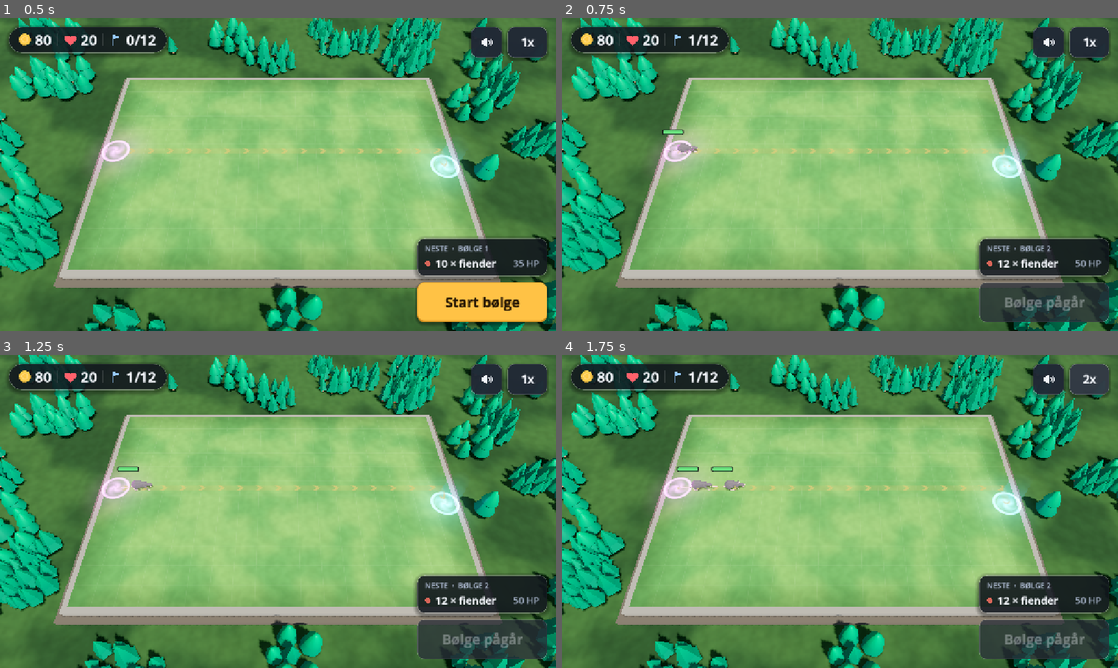
Above: before the commit, frames 1-4 (two rows, left to right).
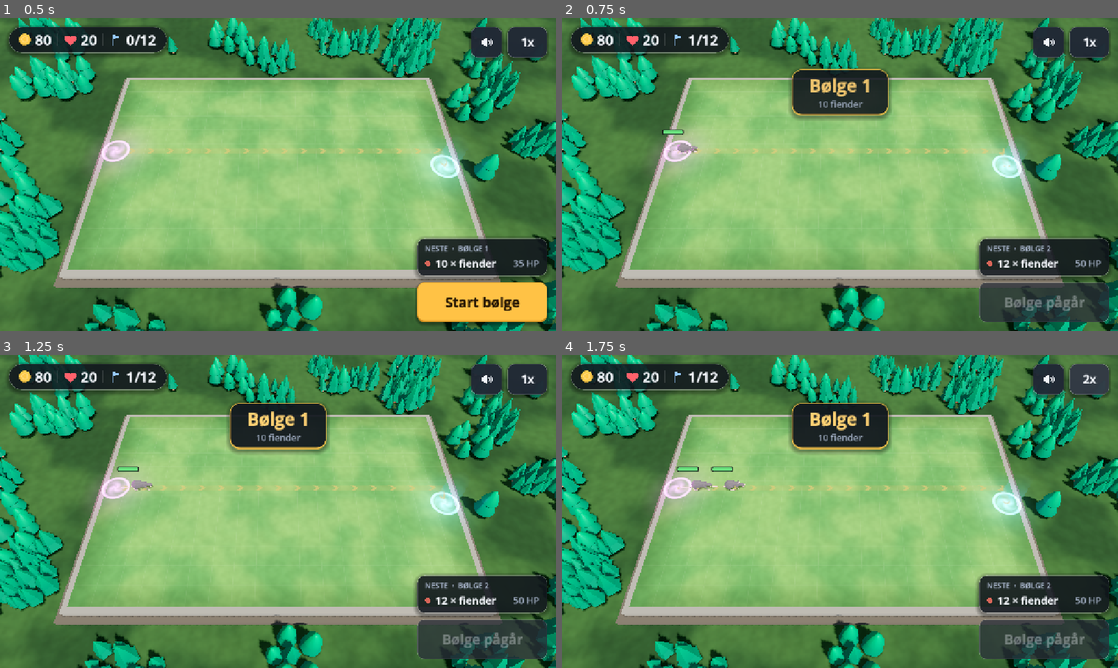
Above: after the commit, the same moments.

Repository: kristofferchr/Mazeborn-td
Game: Godot game, scene res://main.tscn
Same seed, same stepped clock (60 frames per second), same inputs: the game is played once before the commit and once after it.
Inputs:
- Up to frame 1 (0.5 s): no input
- Up to frame 2 (0.75 s): click "Start bølge" at 0.5 s
- Up to frame 3 (1.25 s): no input
- Up to frame 4 (1.75 s): click "1x" at 1.25 s

Frame 1 is identical in both runs. In frame 2, 2.9% of the frame differs, in the area x 40-60%, y 16-33%; in frame 3, 2.9%; in frame 4, 2.9%.

Commit message:
Add juice: damage numbers, particles, wave banners, leak glow and shake
- Effects: pooled one-shot CPUParticles3D bursts for hits per tower kind
  and element, a death puff with popping coins, build and sell dust and
  an upgrade sparkle (6 emitters per style, reused round-robin).
- HudFx: white damage numbers summed per creep every 0.35 s, bigger for
  large hits (pooled labels), a red screen-edge pulse when a creep leaks,
  and banners sliding in at the top centre when a wave starts
  ("Bølge 5 — Flygende") or is cleared (with the bonus).
- CameraRig.shake() via the lens offsets, so pan and zoom are untouched;
  used on leaks and boss deaths.
- tools/juice*.tscn: screenshot scenes mid-wave, on a leak and close up.

Co-Authored-By: Claude Opus 5.5 <noreply@anthropic.com>
Claude-Session: https://claude.ai/code/session_01N2P7G3PxPiaDcM9ztRnmNf

Diff:
--- a/game/main.gd
+++ b/game/main.gd
@@ -54,6 +54,8 @@
 	hud.set_muted(audio.muted)
 	hud.mute_pressed.connect(audio.toggle_muted)
 	audio.muted_changed.connect(hud.set_muted)
+	game.creep_leaked.connect(func(c: Creep) -> void: camera.shake(_shake_for(c, true)))
+	game.creep_killed.connect(func(c: Creep) -> void: camera.shake(_shake_for(c, false)))
 
 
 func _process(delta: float) -> void:
@@ -129,6 +131,13 @@
 		_select(cell)
 
 
+## Camera shake for a creep that leaked or died: every leak, and a boss death.
+func _shake_for(creep: Creep, leaked: bool) -> float:
+	if creep.kind == "boss":
+		return 0.6
+	return 0.3 if leaked else 0.0
+
+
 func _select(cell: Vector2i) -> void:
 	selected = cell
 
--- /dev/null
+++ b/game/tests/view/test_juice.gd
@@ -0,0 +1,57 @@
+extends RefCounted
+## Tests for the view's juice: particle styles, damage numbers, banners and
+## the camera shake.
+
+var t: Object  # test runner (check/eq)
+
+
+func test_every_tower_kind_and_element_has_a_hit_style() -> void:
+	var config := Game.default_config()
+	for kind: String in config.towers.towers:
+		t.check(Effects.STYLES.has(kind), "no hit style for %s" % kind)
+		for node: Dictionary in config.towers.towers[kind].nodes.values():
+			var element := str(node.get("element", ""))
+			var style := Effects.hit_style(kind, element)
+			t.check(Effects.STYLES.has(style), "%s/%s: %s" % [kind, element, style])
+			if element != "":
+				t.eq(style, element, "%s/%s uses its element" % [kind, element])
+	for style: String in ["puff", "coins", "dust", "sparkle"]:
+		t.check(Effects.STYLES.has(style), "no %s style" % style)
+
+
+func test_bigger_hits_get_bigger_numbers() -> void:
+	var small := HudFx.number_size(8, 100)
+	var medium := HudFx.number_size(30, 100)
+	var large := HudFx.number_size(60, 100)
+	t.check(small < medium and medium < large, "%d < %d < %d" % [small, medium, large])
+	t.eq(HudFx.number_size(300, 5000), large, "a huge hit on a boss")
+	t.eq(HudFx.number_size(1, 0), large, "no division by zero")
+
+
+func test_wave_title_lists_the_tags() -> void:
+	var none: Array[String] = []
+	var tags: Array[String] = ["Flygende"]
+	var two: Array[String] = ["Rask", "Boss"]
+	t.eq(HudFx.wave_title(3, none), "Bølge 3", "no tags")
+	t.eq(HudFx.wave_title(5, tags), "Bølge 5 — Flygende", "one tag")
+	t.eq(HudFx.wave_title(10, two), "Bølge 10 — Rask, Boss", "two tags")
+
+
+func test_shake_fades_and_leaves_pan_and_zoom_alone() -> void:
+	var cam := CameraRig.new()
+	cam.setup(Rect2(0, 0, 18, 12), 19.0)
+	var focus := cam.focus
+	var pos := cam.position
+	cam.shake(0.6)
+	cam.shake(0.2)  # a weaker shake does not cut a stronger one short
+	t.eq(cam.trauma, 0.6, "strongest shake wins")
+	cam._process(0.05)
+	t.check(absf(cam.h_offset) + absf(cam.v_offset) > 0.0, "the camera moves")
+	for i in 60:
+		cam._process(0.05)
+	t.eq(cam.trauma, 0.0, "trauma gone")
+	t.eq(cam.h_offset, 0.0, "h_offset reset")
+	t.eq(cam.v_offset, 0.0, "v_offset reset")
+	t.eq(cam.focus, focus, "focus unchanged")
+	t.eq(cam.position, pos, "position unchanged")
+	cam.free()
--- /dev/null
+++ b/game/tools/juice.gd
@@ -0,0 +1,37 @@
+extends Node
+## Screenshot scene for the juice: the demo maze mid-wave with the game running,
+## so the wave banner, damage numbers and hit particles show. With `leak` set,
+## a creep leaks just before the shot (red edge glow and camera shake); with
+## `close`, the camera zooms in on the creeps to show the particles.
+## Usage: scripts/screenshot.sh out.png res://tools/juice.tscn 30 2532x1170
+##        scripts/screenshot.sh out.png res://tools/juice_leak.tscn 8 2532x1170
+##        scripts/screenshot.sh out.png res://tools/juice_close.tscn 8 2532x1170
+
+@export var leak := false
+@export var close := false
+
+var _main: Node
+var _frames := 0
+
+
+func _ready() -> void:
+	var demo: Node = load("res://tools/demo.tscn").instantiate()
+	add_child(demo)
+	_main = demo.get_child(0)
+	_main.speed = 1.0
+	_main.selected = Vector2i(-1, -1)
+	if close:
+		var cam: CameraRig = _main.camera
+		cam.focus = Vector3(4.0, 0.0, 6.0)
+		cam.distance = cam.min_distance + 1.0
+		cam.pan_screen(Vector2.ZERO, Vector2.ZERO)
+
+
+## The leak happens a few frames in, just before an 8-frame screenshot.
+func _process(_delta: float) -> void:
+	_frames += 1
+	if leak and _frames == 6:
+		var game: Game = _main.game
+		var creep: Creep = game.creeps[0]
+		creep.next_index = creep.path.size()
+		game.step()
--- /dev/null
+++ b/game/tools/juice.tscn
@@ -0,0 +1,6 @@
+[gd_scene load_steps=2 format=3]
+
+[ext_resource type="Script" path="res://tools/juice.gd" id="1"]
+
+[node name="Juice" type="Node"]
+script = ExtResource("1")
--- /dev/null
+++ b/game/tools/juice_close.tscn
@@ -0,0 +1,7 @@
+[gd_scene load_steps=2 format=3]
+
+[ext_resource type="Script" path="res://tools/juice.gd" id="1"]
+
+[node name="JuiceClose" type="Node"]
+script = ExtResource("1")
+close = true
--- /dev/null
+++ b/game/tools/juice_leak.tscn
@@ -0,0 +1,7 @@
+[gd_scene load_steps=2 format=3]
+
+[ext_resource type="Script" path="res://tools/juice.gd" id="1"]
+
+[node name="JuiceLeak" type="Node"]
+script = ExtResource("1")
+leak = true
--- a/game/view/board_view.gd
+++ b/game/view/board_view.gd
@@ -72,6 +72,7 @@
 const SHADERS := "res://view/shaders/"
 
 var game: Game
+var effects: Effects  # particle bursts
 var _towers: Dictionary = {}  # Vector2i -> Node3D
 var _creeps: Dictionary = {}  # creep id -> Node3D
 var _creep_models: Dictionary = {}  # creep id -> CreepArt id
@@ -136,6 +137,9 @@
 	game.creep_spawned.connect(_on_creep_spawned)
 	game.creep_killed.connect(_on_creep_removed.bind(true))
 	game.creep_leaked.connect(_on_creep_removed.bind(false))
+	effects = Effects.new()
+	add_child(effects)
+	effects.setup(game, self)
 	_draw_path()
 
 
--- a/game/view/camera_rig.gd
+++ b/game/view/camera_rig.gd
@@ -1,15 +1,20 @@
 class_name CameraRig
 extends Camera3D
 ## WC3-style camera: fixed heading, tilted ~55°, panned by dragging and zoomed by
-## pinching. The focus point stays within the map bounds.
+## pinching. The focus point stays within the map bounds. shake() jolts the view
+## for a moment through the lens offsets, so pan and zoom are untouched.
 
 const PITCH_DEG := 55.0
+const SHAKE_DECAY := 2.2  # trauma lost per second
+const SHAKE_MAX := 0.35  # largest offset in world units at full trauma and distance 16
 
 var focus := Vector3.ZERO
 var distance := 16.0
 var min_distance := 7.0
 var max_distance := 24.0
 var bounds := Rect2()  # allowed focus area on the ground (x, z)
+var trauma := 0.0  # shake strength 0..1, fades over time
+var _shake_time := 0.0
 
 
 func _ready() -> void:
@@ -54,6 +59,27 @@
 	_apply()
 
 
+## Shakes the camera; strength 0..1 (a leak ~0.3, a boss ~0.6). Stronger
+## shakes override weaker ones and they fade on their own.
+func shake(strength: float) -> void:
+	trauma = clampf(maxf(trauma, strength), 0.0, 1.0)
+
+
+func _process(delta: float) -> void:
+	if trauma <= 0.0:
+		return
+	trauma = maxf(trauma - SHAKE_DECAY * delta, 0.0)
+	_shake_time += delta
+	# Squared trauma feels better than linear; sums of sines look like noise.
+	var amount := trauma * trauma * SHAKE_MAX * distance / 16.0
+	var t := _shake_time * 30.0
+	h_offset = amount * (sin(t * 1.0) + 0.5 * sin(t * 2.3 + 1.0)) / 1.5
+	v_offset = amount * (sin(t * 1.3 + 2.0) + 0.5 * sin(t * 2.9)) / 1.5
+	if trauma <= 0.0:
+		h_offset = 0.0
+		v_offset = 0.0
+
+
 func _apply() -> void:
 	if bounds.size != Vector2.ZERO:
 		focus.x = clampf(focus.x, bounds.position.x, bounds.end.x)
--- /dev/null
+++ b/game/view/effects.gd
@@ -0,0 +1,167 @@
+class_name Effects
+extends Node3D
+## One-shot particle bursts for the board: hits per tower kind and element,
+## a puff and popping coins when a creep dies, dust when a tower is built or
+## sold and a sparkle on upgrades. Each style has a small pool of emitters that
+## are reused round-robin, so a busy wave costs the same as a quiet one.
+## CPUParticles3D, which the Compatibility renderer supports.
+
+const POOL := 6  # emitters per style
+## Style: colour, particle count, size, speed, gravity (y), lifetime, upward
+## spread in degrees (180 = all directions), mesh ("sphere", "box", "coin").
+const STYLES := {
+	"arrow": [Color(1.0, 0.85, 0.55), 5, 0.05, 2.2, -6.0, 0.3, 180.0, "box"],
+	"earth": [Color(0.55, 0.43, 0.3), 10, 0.1, 3.0, -12.0, 0.6, 70.0, "box"],
+	"wind": [Color(0.86, 0.95, 1.0), 7, 0.08, 2.6, 0.5, 0.35, 180.0, "sphere"],
+	"elemental": [Color(0.8, 0.55, 1.0), 7, 0.06, 2.4, 0.0, 0.35, 180.0, "sphere"],
+	"fire": [Color(1.0, 0.5, 0.12), 10, 0.08, 1.8, 2.5, 0.5, 90.0, "sphere"],
+	"ice": [Color(0.7, 0.92, 1.0), 9, 0.06, 2.6, -8.0, 0.45, 120.0, "box"],
+	"lightning": [Color(1.0, 0.95, 0.5), 8, 0.04, 4.0, -2.0, 0.22, 180.0, "box"],
+	"nature": [Color(0.5, 0.95, 0.35), 8, 0.06, 1.6, -1.5, 0.6, 120.0, "box"],
+	"puff": [Color(0.85, 0.83, 0.8), 12, 0.15, 1.6, 0.6, 0.55, 180.0, "sphere"],
+	"coins": [Color(1.0, 0.8, 0.25), 4, 0.09, 3.2, -11.0, 0.65, 25.0, "coin"],
+	"dust": [Color(0.62, 0.55, 0.45), 16, 0.13, 1.8, -0.5, 0.6, 85.0, "sphere"],
+	"sparkle": [Color(1.0, 0.88, 0.45), 18, 0.06, 1.4, 2.0, 0.9, 50.0, "box"],
+}
+
+var game: Game
+var board: BoardView
+var _pools: Dictionary = {}  # style -> Array of CPUParticles3D
+var _next: Dictionary = {}  # style -> index of the emitter to use next
+
+
+## Hit style for a tower kind and element.
+static func hit_style(kind: String, element := "") -> String:
+	if element != "" and STYLES.has(element):
+		return element
+	return kind if STYLES.has(kind) else "arrow"
+
+
+func setup(p_game: Game, p_board: BoardView) -> void:
+	game = p_game
+	board = p_board
+	game.projectile_hit.connect(_on_projectile_hit)
+	game.tower_fired.connect(_on_tower_fired)
+	game.chain_hit.connect(func(_from: Vector2, c: Creep) -> void: burst("lightning", _at(c)))
+	game.creep_killed.connect(_on_creep_killed)
+	game.tower_built.connect(func(t: Tower) -> void: burst("dust", BoardView.cell_pos(t.cell)))
+	game.tower_sold.connect(
+		func(t: Tower, _r: int) -> void: burst("dust", BoardView.cell_pos(t.cell), 1.2)
+	)
+	game.tower_upgraded.connect(_on_tower_upgraded)
+
+
+## Emits one burst of a style at a world position (scale grows the burst).
+func burst(style: String, at: Vector3, scale_by := 1.0, color := Color(0, 0, 0, 0)) -> void:
+	var p := _emitter(style)
+	p.position = at
+	p.scale_amount_min = 0.7 * scale_by
+	p.scale_amount_max = 1.2 * scale_by
+	var spec: Array = STYLES[style]
+	p.initial_velocity_max = float(spec[3]) * sqrt(scale_by)
+	var m := (p.mesh as PrimitiveMesh).material as StandardMaterial3D
+	m.albedo_color = color if color.a > 0.0 else spec[0]
+	p.restart()
+
+
+func _emitter(style: String) -> CPUParticles3D:
+	if not _pools.has(style):
+		_pools[style] = []
+		_next[style] = 0
+	var pool: Array = _pools[style]
+	if pool.size() < POOL:
+		var made := _make(style)
+		add_child(made)
+		pool.append(made)
+		return made
+	var i: int = _next[style]
+	_next[style] = (i + 1) % POOL
+	return pool[i]
+
+
+func _make(style: String) -> CPUParticles3D:
+	var spec: Array = STYLES[style]
+	var p := CPUParticles3D.new()
+	p.one_shot = true
+	p.emitting = false
+	p.explosiveness = 0.95
+	p.amount = int(spec[1])
+	p.lifetime = float(spec[5])
+	p.local_coords = false
+	p.direction = Vector3.UP
+	p.spread = float(spec[6])
+	p.initial_velocity_min = float(spec[3]) * 0.45
+	p.initial_velocity_max = float(spec[3])
+	p.gravity = Vector3(0, float(spec[4]), 0)
+	p.damping_min = 1.0
+	p.damping_max = 2.0
+	p.angular_velocity_min = -360.0
+	p.angular_velocity_max = 360.0
+	p.emission_shape = CPUParticles3D.EMISSION_SHAPE_SPHERE
+	p.emission_sphere_radius = 0.12
+	var curve := Curve.new()
+	curve.add_point(Vector2(0.0, 1.0))
+	curve.add_point(Vector2(0.6, 0.8))
+	curve.add_point(Vector2(1.0, 0.0))
+	p.scale_amount_curve = curve
+	p.mesh = _particle_mesh(str(spec[7]), float(spec[2]))
+	(p.mesh as PrimitiveMesh).material = BoardView.mat(spec[0], true)
+	p.cast_shadow = GeometryInstance3D.SHADOW_CASTING_SETTING_OFF
+	if style == "dust" or style == "puff":
+		p.emission_sphere_radius = 0.3
+	return p
+
+
+func _particle_mesh(kind: String, size: float) -> PrimitiveMesh:
+	match kind:
+		"box":
+			var b := BoxMesh.new()
+			b.size = Vector3.ONE * size
+			return b
+		"coin":
+			var c := CylinderMesh.new()
+			c.top_radius = size
+			c.bottom_radius = size
+			c.height = size * 0.35
+			c.radial_segments = 10
+			c.rings = 1
+			return c
+	var s := SphereMesh.new()
+	s.radius = size * 0.5
+	s.height = size
+	s.radial_segments = 6
+	s.rings = 3
+	return s
+
+
+func _at(creep: Creep) -> Vector3:
+	return board.creep_world_pos(creep) + Vector3(0, board.creep_top(creep) * 0.5, 0)
+
+
+func _on_projectile_hit(p: Projectile, creep: Creep) -> void:
+	var style := hit_style(p.kind, p.element)
+	if creep:
+		burst(style, _at(creep))
+	if p.stats.has("splash_radius"):
+		var r := float(p.stats.splash_radius)
+		burst(style, Vector3(p.pos.x, 0.1, p.pos.y), clampf(r, 1.0, 1.6))
+
+
+## Instant hits (lightning without a projectile) burst on the target.
+func _on_tower_fired(tower: Tower, creep: Creep, _damage: int) -> void:
+	if not tower.stats().has("projectile_speed"):
+		burst(hit_style(tower.kind, tower.element()), _at(creep))
+
+
+func _on_creep_killed(creep: Creep) -> void:
+	var boss := creep.kind == "boss"
+	burst("puff", _at(creep), 1.8 if boss else 1.0)
+	burst("coins", _at(creep) + Vector3(0, 0.2, 0), 1.3 if boss else 1.0)
+
+
+func _on_tower_upgraded(tower: Tower) -> void:
+	var color := Color(0, 0, 0, 0)
+	if tower.element() != "":
+		color = BoardView.ELEMENT_COLORS.get(tower.element(), color).lightened(0.3)
+	burst("sparkle", BoardView.cell_pos(tower.cell, 0.4), 1.0, color)
+	burst("dust", BoardView.cell_pos(tower.cell), 0.8)
--- a/game/view/hud.gd
+++ b/game/view/hud.gd
@@ -2,7 +2,7 @@
 extends CanvasLayer
 ## Heads-up display: resources, wave controls, the next-wave card, the build
 ## menu and tower panel, health bars, floating gold, the mute button and the
-## end screen.
+## end screen. Damage numbers, wave banners and the leak glow: HudFx.
 ## Reads the game state; user actions are sent out as signals. Look: UiStyle.
 
 signal start_wave_pressed
@@ -69,6 +69,7 @@
 var _end_stats: Label
 var _bars: Control
 var _floaters: Control
+var _fx: HudFx
 var _thumbs: Dictionary = {}  # "kind:level:element" -> ViewportTexture
 var _thumb_life: Dictionary = {}  # SubViewport -> frames left to render
 var _ui: Array[Control] = []  # controls that swallow taps
@@ -332,6 +333,9 @@
 
 	_bars = _overlay()
 	_bars.draw.connect(_draw_bars)
+	_fx = HudFx.new()
+	_root.add_child(_fx)
+	_fx.setup(game, board, camera)
 	_floaters = _overlay()
 
 	# Resources: one pill with gold, lives and wave.
@@ -643,6 +647,7 @@
 	_speed.position = Vector2(right - _speed.size.x, top)
 	_mute.size = _mute.custom_minimum_size
 	_mute.position = Vector2(_speed.position.x - 12.0 - _mute.size.x, top)
+	_fx.banner_top = top + maxf(_top.size.y, _speed.size.y) + 18.0
 	_start.size = _start.custom_minimum_size
 	_start.position = Vector2(right - _start.size.x, bottom - _start.size.y)
 	_next.reset_size()
--- /dev/null
+++ b/game/view/hud_fx.gd
@@ -0,0 +1,262 @@
+class_name HudFx
+extends Control
+## HUD juice on top of the map: floating damage numbers, a red pulse along the
+## screen edges when a creep leaks, and banners when a wave starts or is
+## cleared. Reads the game state and its signals; part of the Hud.
+
+const NUMBER_INTERVAL := 0.35  # seconds of damage on one creep summed into one number
+const MAX_NUMBERS := 28  # labels in the pool; the oldest is reused when all are busy
+const BANNER_HOLD := 2.2  # seconds a banner stays before it slides out
+const SHADER := "res://view/shaders/vignette.gdshader"
+
+var game: Game
+var board: BoardView
+var camera: Camera3D
+var banner_top := 100.0  # y where banners slide in to (set by the Hud layout)
+
+var _hp: Dictionary = {}  # creep id -> hp seen last frame
+var _pending: Dictionary = {}  # creep id -> damage not shown yet
+var _wait: Dictionary = {}  # creep id -> seconds until the next number may show
+var _numbers: Array[Label] = []
+var _next_number := 0
+var _vignette: ColorRect
+var _vignette_tween: Tween
+var _banner: PanelContainer
+var _banner_title: Label
+var _banner_sub: Label
+var _banner_tween: Tween
+var _bonus := 0  # wave bonus and interest paid for the wave being cleared
+
+
+## Font size of a damage number: small, bigger for hits that take a large
+## share of the creep's health or are large on their own.
+static func number_size(damage: float, max_hp: float) -> int:
+	var share := damage / maxf(max_hp, 1.0)
+	if damage >= 250.0 or share >= 0.5:
+		return 36
+	if damage >= 90.0 or share >= 0.25:
+		return 28
+	return 21
+
+
+## Banner title for a wave: "Bølge 5 — Flygende".
+static func wave_title(number: int, tags: Array[String]) -> String:
+	if tags.is_empty():
+		return "Bølge %d" % number
+	return "Bølge %d — %s" % [number, ", ".join(tags)]
+
+
+func setup(p_game: Game, p_board: BoardView, p_camera: Camera3D) -> void:
+	game = p_game
+	board = p_board
+	camera = p_camera
+	set_anchors_and_offsets_preset(Control.PRESET_FULL_RECT)
+	mouse_filter = Control.MOUSE_FILTER_IGNORE
+	_build_vignette()
+	_build_banner()
+	game.creep_killed.connect(_on_creep_killed)
+	game.creep_leaked.connect(_on_creep_leaked)
+	game.wave_started.connect(_on_wave_started)
+	game.wave_cleared.connect(_on_wave_cleared)
+	game.gold_bonus.connect(_on_gold_bonus)
+
+
+func _process(delta: float) -> void:
+	if game == null:
+		return
+	for creep in game.creeps:
+		var last: float = _hp.get(creep.id, creep.max_hp)
+		if creep.hp < last:
+			_pending[creep.id] = float(_pending.get(creep.id, 0.0)) + last - creep.hp
+		_hp[creep.id] = creep.hp
+		var wait := float(_wait.get(creep.id, 0.0)) - delta
+		_wait[creep.id] = wait
+		if wait <= 0.0 and float(_pending.get(creep.id, 0.0)) >= 1.0:
+			_show_number(creep, _pending[creep.id])
+			_pending[creep.id] = 0.0
+			_wait[creep.id] = NUMBER_INTERVAL
+
+
+func _forget(creep: Creep) -> void:
+	_hp.erase(creep.id)
+	_pending.erase(creep.id)
+	_wait.erase(creep.id)
+
+
+func _on_creep_killed(creep: Creep) -> void:
+	var last: float = _hp.get(creep.id, creep.max_hp)
+	var damage := float(_pending.get(creep.id, 0.0)) + maxf(last - creep.hp, 0.0)
+	_forget(creep)
+	if damage >= 1.0:
+		_show_number(creep, damage)
+
+
+func _on_creep_leaked(creep: Creep) -> void:
+	_forget(creep)
+	pulse_vignette(0.9 if creep.kind == "boss" else 0.7)
+
+
+# --- Damage numbers -------------------------------------------------------------
+
+
+func _show_number(creep: Creep, damage: float) -> void:
+	var world := board.creep_world_pos(creep) + Vector3(0, board.creep_top(creep) + 0.55, 0)
+	if camera.is_position_behind(world):
+		return
+	var at := camera.unproject_position(world) + Vector2(randf_range(-26, 26), randf_range(-8, 4))
+	var size := number_size(damage, creep.max_hp)
+	var label := _number_label()
+	label.text = str(roundi(damage))
+	label.add_theme_font_size_override("font_size", size)
+	var big := size > 21
+	label.add_theme_color_override("font_color", Color(1, 0.93, 0.75) if big else Color.WHITE)
+	label.reset_size()
+	label.pivot_offset = label.size / 2.0
+	label.position = at - label.size / 2.0
+	label.modulate = Color.WHITE
+	label.scale = Vector2.ONE * (1.5 if big else 1.2)
+	label.visible = true
+	if label.has_meta("tween"):
+		(label.get_meta("tween") as Tween).kill()
+	var tw := label.create_tween()
+	label.set_meta("tween", tw)
+	tw.set_parallel()
+	tw.tween_property(label, "scale", Vector2.ONE, 0.15).set_ease(Tween.EASE_OUT)
+	var rise := 52.0 if big else 38.0
+	tw.tween_property(label, "position:y", label.position.y - rise, 0.75).set_ease(Tween.EASE_OUT)
+	tw.tween_property(label, "modulate:a", 0.0, 0.3).set_delay(0.45)
+	tw.chain().tween_callback(label.hide)
+
+
+func _number_label() -> Label:
+	if _numbers.size() < MAX_NUMBERS:
+		var l := UiStyle.label("", 21, Color.WHITE, true)
+		l.add_theme_color_override("font_outline_color", Color(0, 0, 0, 0.8))
+		l.add_theme_constant_override("outline_size", 6)
+		l.mouse_filter = Control.MOUSE_FILTER_IGNORE
+		add_child(l)
+		_numbers.append(l)
+		return l
+	var reused := _numbers[_next_number]
+	_next_number = (_next_number + 1) % _numbers.size()
+	return reused
+
+
+# --- Leak vignette --------------------------------------------------------------
+
+
+func _build_vignette() -> void:
+	_vignette = ColorRect.new()
+	_vignette.set_anchors_and_offsets_preset(Control.PRESET_FULL_RECT)
+	_vignette.mouse_filter = Control.MOUSE_FILTER_IGNORE
+	var m := ShaderMaterial.new()
+	m.shader = load(SHADER)
+	_vignette.material = m
+	_vignette.visible = false
+	add_child(_vignette)
+
+
+## Flashes the red edge glow and lets it fade.
+func pulse_vignette(strength: float) -> void:
+	var m := _vignette.material as ShaderMaterial
+	if _vignette_tween:
+		_vignette_tween.kill()
+	_vignette.visible = true
+	_vignette_tween = create_tween()
+	_vignette_tween.tween_method(_set_vignette, 0.0, strength, 0.07)
+	_vignette_tween.tween_interval(0.12)
+	_vignette_tween.tween_method(_set_vignette, strength, 0.0, 0.7).set_ease(Tween.EASE_IN)
+	_vignette_tween.tween_callback(_vignette.hide)
+	m.set_shader_parameter("strength", 0.0)
+
+
+func _set_vignette(value: float) -> void:
+	(_vignette.material as ShaderMaterial).set_shader_parameter("strength", value)
+
+
+# --- Wave banners ---------------------------------------------------------------
+
+
+func _build_banner() -> void:
+	_banner = PanelContainer.new()
+	_banner.mouse_filter = Control.MOUSE_FILTER_IGNORE
+	var box := VBoxContainer.new()
+	box.add_theme_constant_override("separation", 0)
+	box.alignment = BoxContainer.ALIGNMENT_CENTER
+	_banner.add_child(box)
+	_banner_title = UiStyle.label("", 40, UiStyle.TEXT, true)
+	_banner_title.horizontal_alignment = HORIZONTAL_ALIGNMENT_CENTER
+	box.add_child(_banner_title)
+	_banner_sub = UiStyle.label("", 21, UiStyle.MUTED)
+	_banner_sub.horizontal_alignment = HORIZONTAL_ALIGNMENT_CENTER
+	box.add_child(_banner_sub)
+	_banner.visible = false
+	add_child(_banner)
+
+
+## Slides a banner in at the top centre, holds it and slides it out.
+func show_banner(title: String, sub: String, color: Color) -> void:
+	var style := UiStyle.panel(Color(0.07, 0.09, 0.12, 0.9), 22)
+	style.border_color = Color(color, 0.85)
+	style.set_border_width_all(2)
+	style.border_width_bottom = 4
+	style.content_margin_left = 40
+	style.content_margin_right = 40
+	style.content_margin_top = 10
+	style.content_margin_bottom = 12
+	_banner.add_theme_stylebox_override("panel", style)
+	_banner_title.text = title
+	_banner_title.add_theme_color_override("font_color", color.lightened(0.25))
+	_banner_sub.text = sub
+	_banner_sub.visible = sub != ""
+	_banner.reset_size()
+	var x := (size.x - _banner.size.x) / 2.0
+	var hidden_y := -_banner.size.y - 20.0
+	_banner.position = Vector2(x, hidden_y)
+	_banner.modulate.a = 0.0
+	_banner.visible = true
+	if _banner_tween:
+		_banner_tween.kill()
+	_banner_tween = create_tween()
+	_banner_tween.set_parallel()
+	(
+		_banner_tween
+		. tween_property(_banner, "position:y", banner_top, 0.45)
+		. set_trans(Tween.TRANS_BACK)
+		. set_ease(Tween.EASE_OUT)
+	)
+	_banner_tween.tween_property(_banner, "modulate:a", 1.0, 0.2)
+	_banner_tween.chain().tween_interval(BANNER_HOLD)
+	_banner_tween.chain().tween_property(_banner, "position:y", hidden_y, 0.35).set_ease(
+		Tween.EASE_IN
+	)
+	_banner_tween.tween_property(_banner, "modulate:a", 0.0, 0.35)
+	_banner_tween.chain().tween_callback(_banner.hide)
+
+
+func _on_wave_started(number: int) -> void:
+	_bonus = 0
+	var w: Dictionary = game.waves[number - 1]
+	var tags := game.wave_tags(w)
+	var color := UiStyle.ACCENT
+	if tags.size() > 0:
+		color = Hud.TAG_COLORS.get(tags[0], color)
+	if "Boss" in tags:
+		color = Hud.TAG_COLORS.Boss
+	var count := game.wave_count(w)
+	var sub := "%d %s" % [count, "fiende" if count == 1 else "fiender"]
+	if number == game.waves.size():
+		sub += "  ·  siste bølge!"
+	show_banner(wave_title(number, tags), sub, color)
+
+
+func _on_gold_bonus(amount: int, reason: String) -> void:
+	if reason == "wave" or reason == "interest":
+		_bonus += amount
+
+
+func _on_wave_cleared(number: int) -> void:
+	if number >= game.waves.size() or game.is_over():
+		return  # the end screen takes over
+	var sub := "+%d gull i bonus" % _bonus if _bonus > 0 else ""
+	show_banner("Bølge %d klart" % number, sub, UiStyle.GOOD)
--- /dev/null
+++ b/game/view/shaders/vignette.gdshader
@@ -0,0 +1,12 @@
+// Red glow along the screen edges (a creep leaked); strength 0 hides it.
+shader_type canvas_item;
+
+uniform float strength = 0.0;
+uniform vec4 tint : source_color = vec4(0.95, 0.12, 0.1, 1.0);
+
+void fragment() {
+	vec2 d = abs(UV - 0.5) * 2.0;
+	float edge = max(smoothstep(0.82, 1.0, d.x), smoothstep(0.7, 1.0, d.y));
+	float corner = smoothstep(1.0, 1.5, length(d));
+	COLOR = vec4(tint.rgb, tint.a * strength * clamp(edge * 0.8 + corner, 0.0, 1.0));
+}
Not shown, added: game/tests/view/test_juice.gd.uid
Not shown, added: game/tools/juice.gd.uid
Not shown, added: game/view/effects.gd.uid
Not shown, added: game/view/hud_fx.gd.uid
Not shown, added: game/view/shaders/vignette.gdshader.uid
